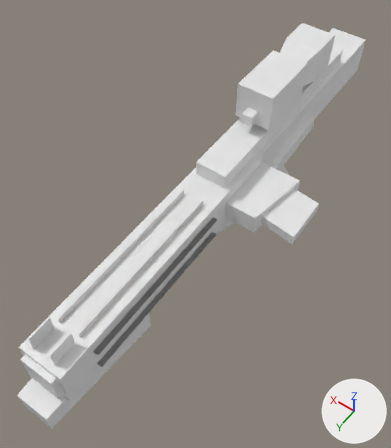
Before and after pictures for a commit that changed the Blender file resources/models/blasters/e11/E11.blend.
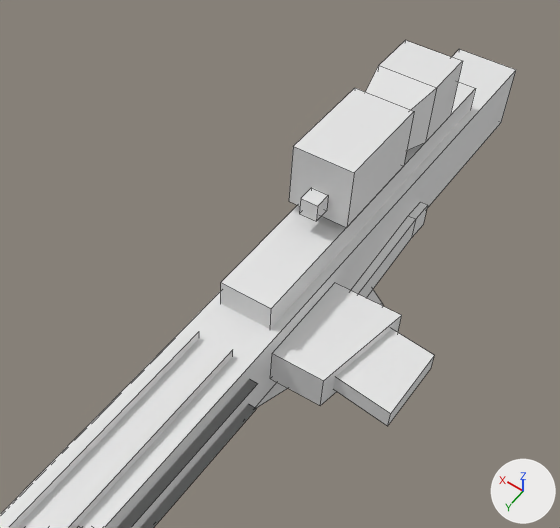
There are two pictures of each version: one whole from a camera (50 mm lens) standing at (-1.75, 3.1, 4.14) and looking at (0.08, 0.54, 0.11), one close up on the part from 18% to 100% of the width and 0% to 68% of the height. Every picture has the same lights, and +X, +Y and +Z are marked at lower right. The close-ups show mesh edges as thin lines. Materials are left out; every surface is plain grey.

The first close-up shows 'base_gun'.
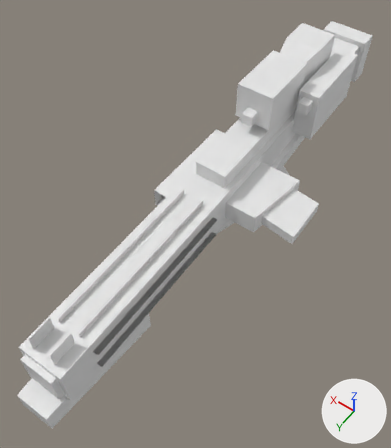
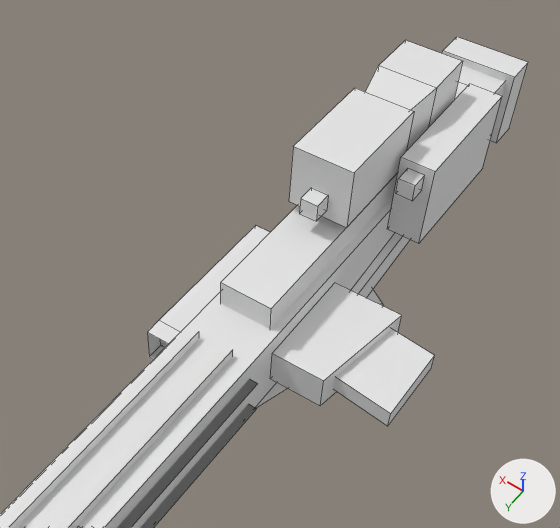
Diff of the bpy script that builds the scene:
```diff
--- a/resources/models/blasters/e11/E11.blend.py
+++ b/resources/models/blasters/e11/E11.blend.py
@@ me_base_gun @@
 # used by ob_base_gun; location = (0.0, 0.0, 0.0)
-me_base_gun.from_pydata(...)  # 228 vertices, 126 faces; spans x -0.85..0.25, y -2.33..2.67, z -0.75..1.2
+me_base_gun.from_pydata(...)  # 236 vertices, 132 faces; spans x -0.85..0.25, y -2.37..2.67, z -0.75..1.2
+# me_base_gun part 1: a new loose piece, a box spanning x -0.25..0.25, y -2.37..-2.17, z 0.2..0.7
@@ me_cube_003 @@
+me_cube_003.from_pydata([(1.51, -3.13, 1.55), (1.51, -3.13, 2.76), (1.51, 2.33, 1.55), (1.51, 2.33, 2.76), (2.72, -3.13, 1.55), (2.72, -3.13, 2.76), (2.72, 2.33, 1.55), (2.72, 2.33, 2.76), (1.51, 2.94, 2.76), (2.72, 2.94, 2.76), (2.72, 2.94, 1.55), (1.51, 2.33, 1.55), (1.51, 2.94, 1.55)], [], [(0, 1, 3, 2), (2, 3, 7, 6), (6, 7, 5, 4), (4, 5, 1, 0), (2, 6, 4, 0), (7, 3, 1, 5), (3, 7, 9, 8), (9, 7, 6, 10), (3, 8, 12, 11), (11, 12, 10, 6)])
@@ me_cube_005 @@
+me_cube_005.from_pydata(...)  # a box spanning x -2.43..-1.21, y -13.44..-8.59, z 3.03..6.07; a box spanning x -2.12..-1.52, y -8.61..-7.98, z 5.16..5.76
@@ ob_flashlight @@
+ob_flashlight = bpy.data.objects.new('flashlight', me_cube_003)
+ob_flashlight.location = (0.0, 0.177, 0.0)
+ob_flashlight.scale = (0.165, 0.165, 0.165)
@@ ob_counter @@
+ob_counter = bpy.data.objects.new('counter', me_cube_005)
+ob_counter.location = (0.0, 0.715, 0.0)
+ob_counter.scale = (0.165, 0.165, 0.165)
```

Location of each change, (x1, y1, x2, y2) in pixels of the close-ups (560 x 528 px):
'base_gun', reshaped
    before: (0, 40, 516, 528)
    after: (0, 37, 528, 528)
'counter', added
    after: (387, 84, 502, 243)
'flashlight', added
    after: (147, 225, 270, 359)
part 1 of me_base_gun, added
    after: (442, 37, 528, 143)
